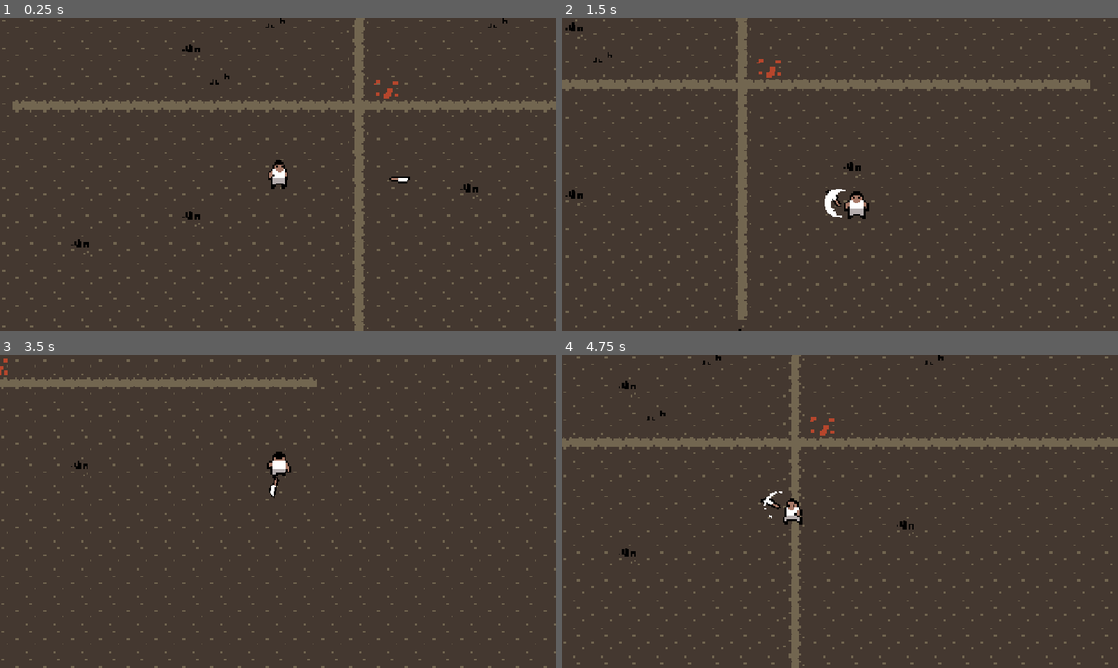
Above: before the commit, frames 1-4 (two rows, left to right).
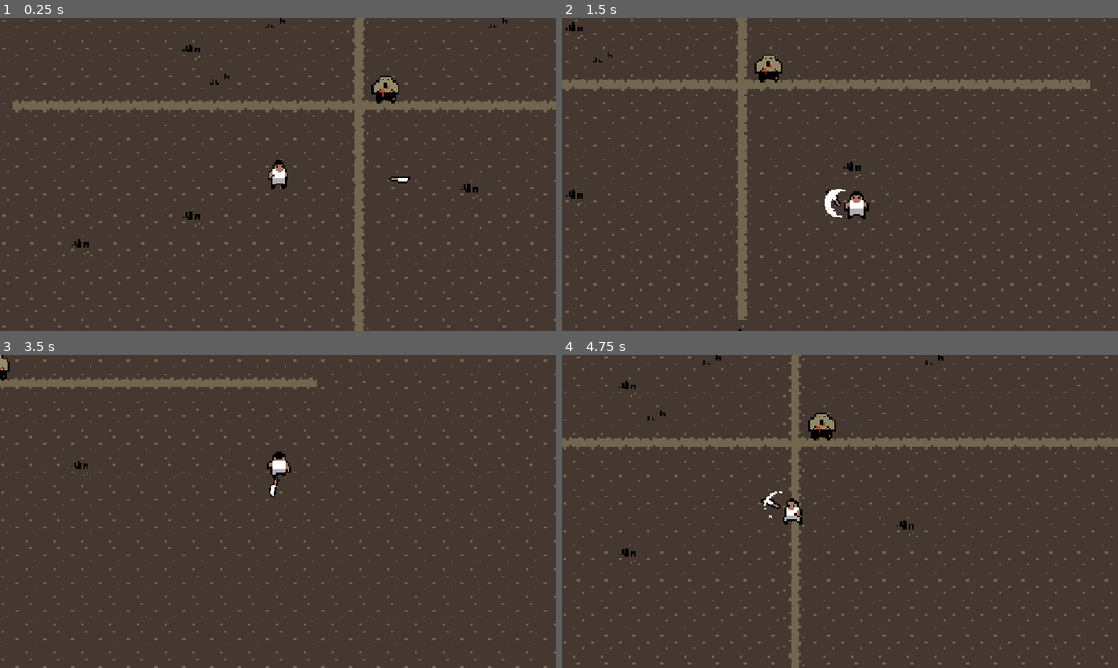
Above: after the commit, the same moments.

Repository: AmosMaddux/RogueZombies
Game: Godot game, scene res://scenes/main.tscn
The game is run twice, just before and just after one commit, with the same random seed, the same clock (stepped at 60 frames per second) and the same inputs.
Inputs (mouse positions are in pixels of both pictures, inside the frame that each line leads up to):
- Up to frame 1 (0.25 s): no input
- Up to frame 2 (1.5 s): tap Enter at 0.5 s; move the mouse to (962, 158) at 0.52 s; hold D (walk_right) 0.53-1.28 s; click (962, 158) at 0.6 s; move the mouse to (728, 190) at 1.27 s; hold S (walk_down) from 1.28 s (still down); click (728, 190) at 1.35 s
- Up to frame 3 (3.5 s): move the mouse to (333, 442) at 2.02 s; release S (walk_down) at 2.03 s; hold D (walk_right) 2.03-2.78 s; click (333, 442) at 2.1 s; move the mouse to (250, 574) at 2.77 s; hold W (walk_up) from 2.78 s (still down); click (250, 574) at 2.85 s
- Up to frame 4 (4.75 s): move the mouse to (1006, 558) at 3.52 s; release W (walk_up) at 3.53 s; hold A (walk_left) from 3.53 s (still down); click (1006, 558) at 3.6 s; move the mouse to (673, 464) at 4.27 s; click (673, 464) at 4.35 s

The runs differ from the first frame. In frame 1, 0.3% of the frame differs, in the area x 66-72%, y 18-28%; in frame 2, 0.3%; in frame 3, 0.1%; in frame 4, 0.3%, in the area x 44-50%, y 18-28%.

Commit message:
Last Sync: 2026-03-17 10:20 (Mobile)

Diff:
--- a/scenes/enemy.tscn
+++ b/scenes/enemy.tscn
@@ -46,7 +46,7 @@
 "duration": 1.0,
 "texture": ExtResource("9_j0cyh")
 }],
-"loop": true,
+"loop": false,
 "name": &"die",
 "speed": 10.0
 }, {
@@ -70,9 +70,7 @@
 
 [node name="AnimatedSprite2D" type="AnimatedSprite2D" parent="Visuals" unique_id=1639234480]
 sprite_frames = SubResource("SpriteFrames_md0e3")
-animation = &"die"
-frame = 2
-frame_progress = 0.08498188
+animation = &"idle"
 
 [node name="CollisionShape2D" type="CollisionShape2D" parent="." unique_id=622266907]
 shape = SubResource("RectangleShape2D_7p1mj")
--- a/scripts/enemy.gd
+++ b/scripts/enemy.gd
@@ -11,6 +11,9 @@
 
 func animate_damage():
 	animated_sprite_2d.play("damage_idle")
+	await animated_sprite_2d.animation_finished
+	if health <= 0:
+		die()
 
 func die():
 	animated_sprite_2d.play("die")
@@ -18,12 +21,12 @@
 	queue_free()
 
 func take_damage(damage_amount: int):
+	health -= damage_amount
 	print("Ow! " + self.name + " has taken " + str(damage_amount) + " damage! Current health: " + str(health))
-	health -= damage_amount
+
 	animate_damage()
 
-	if health >= 0:
-		die()
+
 
 
 func _physics_process(delta: float) -> void:
